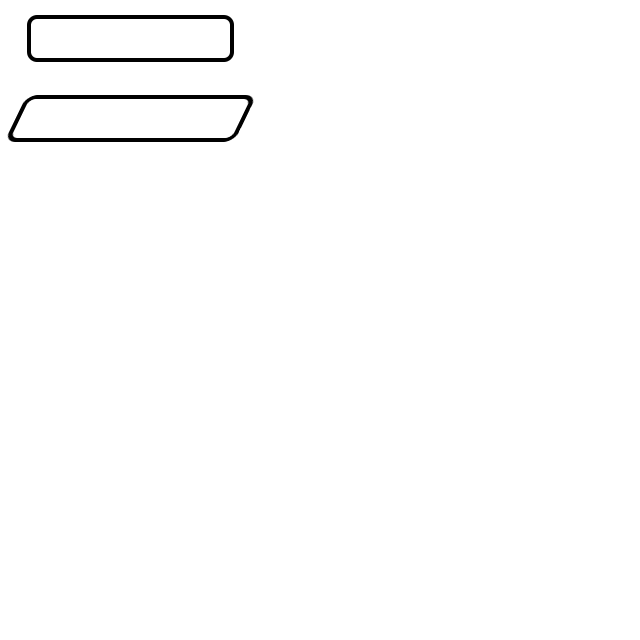
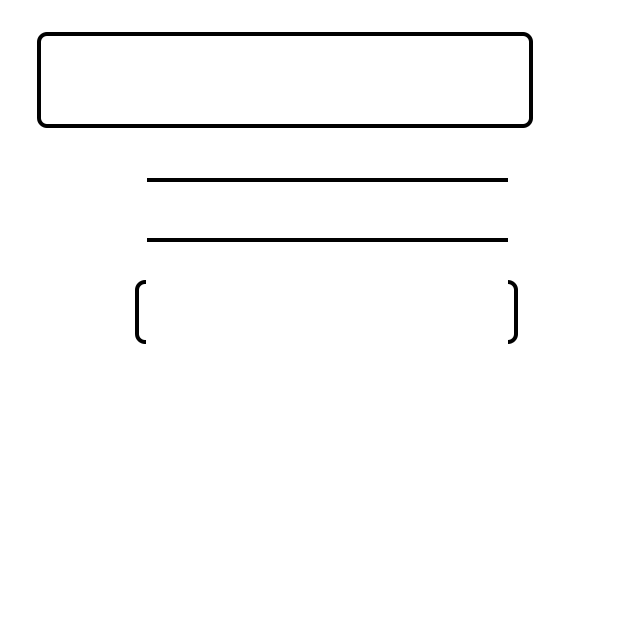
Two versions of the same layered image (640 x 640). Layer-by-layer changes:
removed group "Tilted Squares" (1 layers) over [7, 95, 254, 142]
removed layer "Rhombus" from group "Tilted Squares" over [7, 95, 254, 142]
removed layer "Square1" from group "Squares" over [27, 15, 250, 66]
added layer "Slider Right End" in group "Squares" over [508, 280, 518, 344]
added layer "Slider Left End" in group "Squares" over [135, 280, 146, 344]
added layer "Slider Bar" in group "Squares" over [147, 178, 508, 242]
added layer "Background Bar" in group "Squares" over [37, 32, 533, 128]
